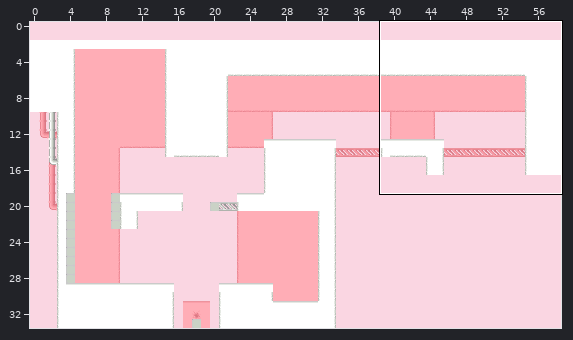
Two states of a Tiled map (JSON), public/assets/levels/bomb-holder.json. Above, an overview of the earlier version with the close-up marked.
Close-up. As it was:
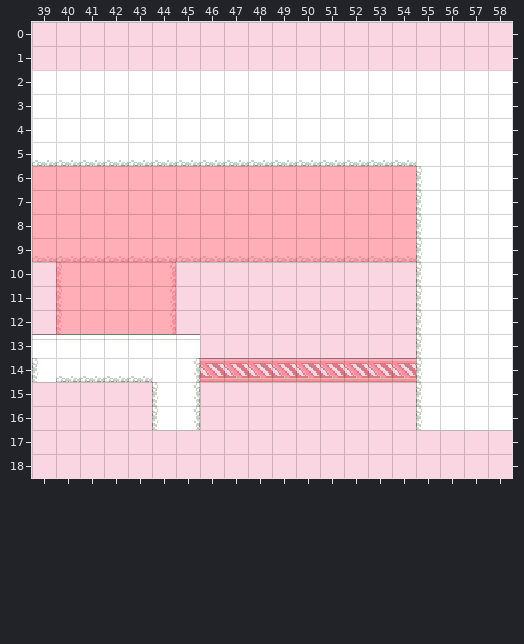
Cells are 16x16 px. Shown: x 39..58, y 0..18. The commit also changed other parts of the map, which this record leaves out. The old version is drawn lined up with the new one.
After the commit:
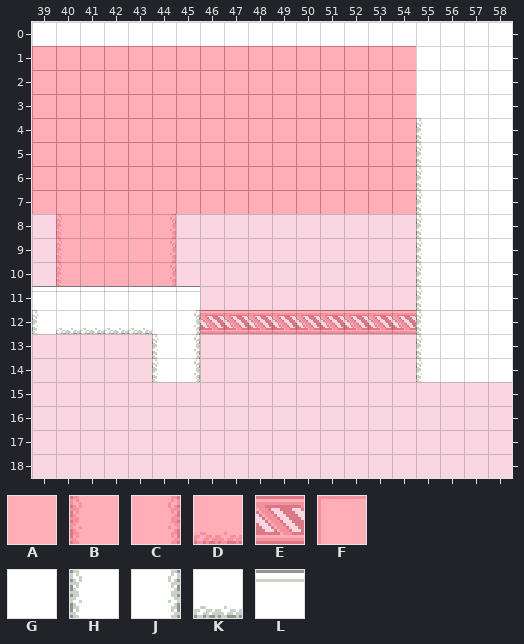
Key: from "bg-tileset": A 3, B 15, C 15 flipped left-right, D 15 turned 270, E 18, F 32; from "tilleset": G 3, H 15, J 15 flipped left-right, K 15 turned 270, L 21.
_ is an empty cell, . an unchanged one.
Changes in this commit:
map size 59x32 -> 59x34 cells (old content now starts at 0,2; both pictures use the new coordinates)
--- layer "Tile Layer 2"
@@ x 39..54 @@
- 1 ________________
- 2 ________________
- 3 ________________
- 4 ________________
- 5 ________________
- 6 AAAAAAAAAAAAAAAA
- 7 AAAAAAAAAAAAAAAA
- 8 AA...AAAAAAAAAAA
- 9 DDDDDDDDDDDDDDDD
+ 1 FFFFFFFFFFFFFFFF
+ 2 FFFFFFFFFFFFFFFF
+ 3 FFFFFFFFFFFFFFFF
+ 4 FFFFFFFFFFFFFFFF
+ 5 FFFFFFFFFFFFFFFF
+ 6 FFFFFFFFFFFFFFFF
+ 7 FFFFFFFFFFFFFFFF
+ 8 _B...C__________
+ 9 _BAAAC__________
@@ x 40..54 @@
-11 BAAAC..........
-12 BAAAC._________
+11 _____..........
+12 _____.EEEEEEEEE
@@ x 46..54 @@
-14 EEEEEEEEE
+14 _________
--- layer "Tile Layer 1"
@@ x 39..58 @@
- 0 ____________________
- 1 ................____
- 2 GGGGGGGGGGGGGGGG....
- 3 GGGGGGGGGGGGGGGG....
- 4 GGGGGGGGGGGGGGGGG...
- 5 KKKKKKKKKKKKKKKKG...
+ 0 GGGGGGGGGGGGGGGGGGGG
+ 1 ................GGGG
+ 2 ________________....
+ 3 ________________....
+ 4 ________________H...
+ 5 ________________H...
@@ x 39..58 @@
-11 _______.............
-12 _______.............
-13 LLLLLLL.............
-14 HKKKKG..............
-15 .....HJ.........HGGG
-16 .....HJ.........HGGG
+11 LLLLLLL.............
+12 HKKKKGJ.............
+13 _____HJ.............
+14 _____H..............
+15 .....__.........____
+16 .....__.........____
